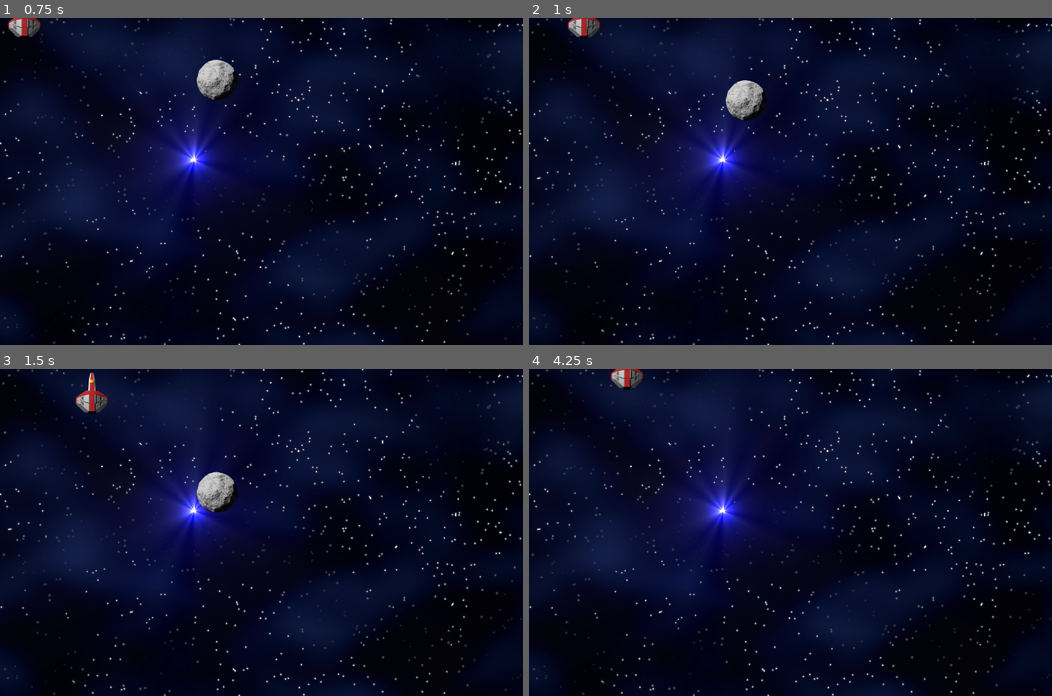
Above: before the commit, frames 1-4 (two rows, left to right).
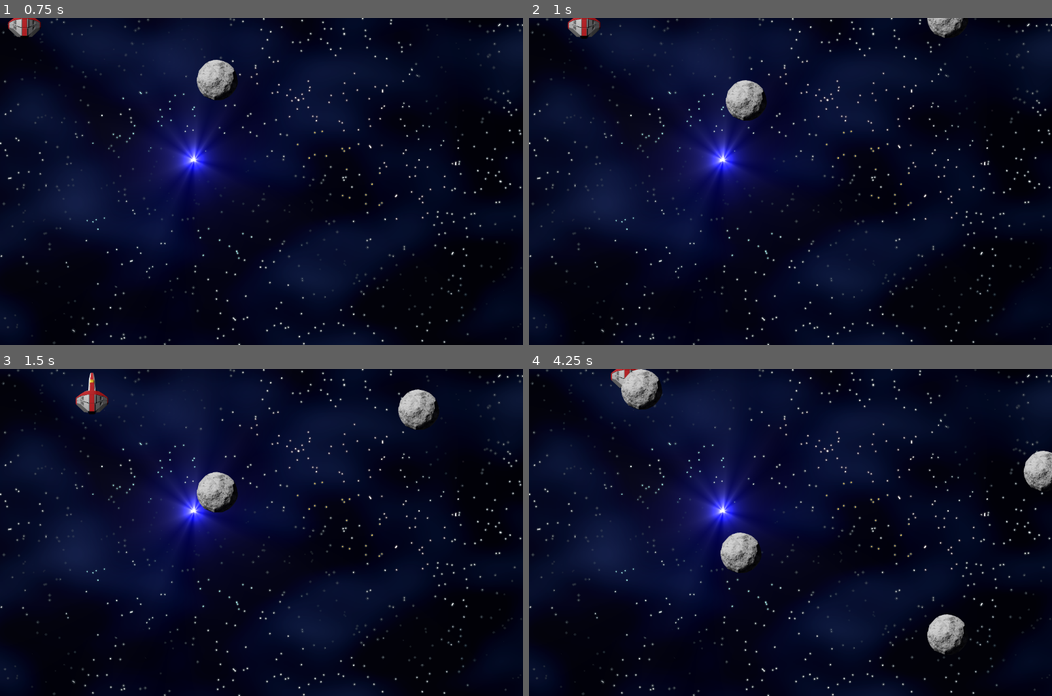
Above: after the commit, the same moments.

Repository: radioation/Godot_Rocks
Game: Godot game, scene res://Scenes/Main/main.tscn
The game is run twice, just before and just after one commit, with the same random seed, the same clock (stepped at 60 frames per second) and the same inputs.
Inputs:
- Up to frame 1 (0.75 s): hold Right (ui_right) from 0.53 s (still down)
- Up to frame 2 (1 s): keep holding Right (ui_right)
- Up to frame 3 (1.5 s): release Right (ui_right) at 1.28 s; hold Down (ui_down) from 1.28 s (still down)
- Up to frame 4 (4.25 s): release Down (ui_down) at 2.03 s; hold Right (ui_right) 2.03-2.78 s; hold Up (ui_up) 2.78-3.53 s; hold Left (ui_left) from 3.53 s (still down)

Frame 1 is identical in both runs. In frame 2, 0.3% of the frame differs, in the area x 76-83%, y 0-6%; in frame 3, 0.7%; in frame 4, 2.6%, in the area x 17-100%, y 0-88%.

Commit message:
adding rocks to main scene with timer

Diff:
--- a/CrashBoom01/Scenes/Main/main.gd
+++ b/CrashBoom01/Scenes/Main/main.gd
@@ -1,12 +1,27 @@
 extends Node2D
 
+@export var rock_scene : PackedScene
+
 var screensize = Vector2.ZERO
+var rock_start_y = 0
 
 # Called when the node enters the scene tree for the first time.
 func _ready() -> void:
 	screensize = get_viewport().get_visible_rect().size
 
+	$RockSpawnTimer.start()
 
 # Called every frame. 'delta' is the elapsed time since the previous frame.
 func _process(delta: float) -> void:
 	pass
+
+
+func create_rock():
+	var rock = rock_scene.instantiate()
+	add_child(rock)
+	rock.position = Vector2( randi_range(0, screensize.x), rock_start_y)
+
+
+
+func _on_rock_spawn_timer_timeout() -> void:
+	create_rock()
--- a/CrashBoom01/Scenes/Main/main.tscn
+++ b/CrashBoom01/Scenes/Main/main.tscn
@@ -7,6 +7,7 @@
 
 [node name="Main" type="Node2D"]
 script = ExtResource("1_lixft")
+rock_scene = ExtResource("4_5yls4")
 
 [node name="TextureRect" type="TextureRect" parent="."]
 offset_right = 40.0
@@ -17,3 +18,7 @@
 
 [node name="Rock" parent="." instance=ExtResource("4_5yls4")]
 position = Vector2(532, 2)
+
+[node name="RockSpawnTimer" type="Timer" parent="."]
+
+[connection signal="timeout" from="RockSpawnTimer" to="." method="_on_rock_spawn_timer_timeout"]
